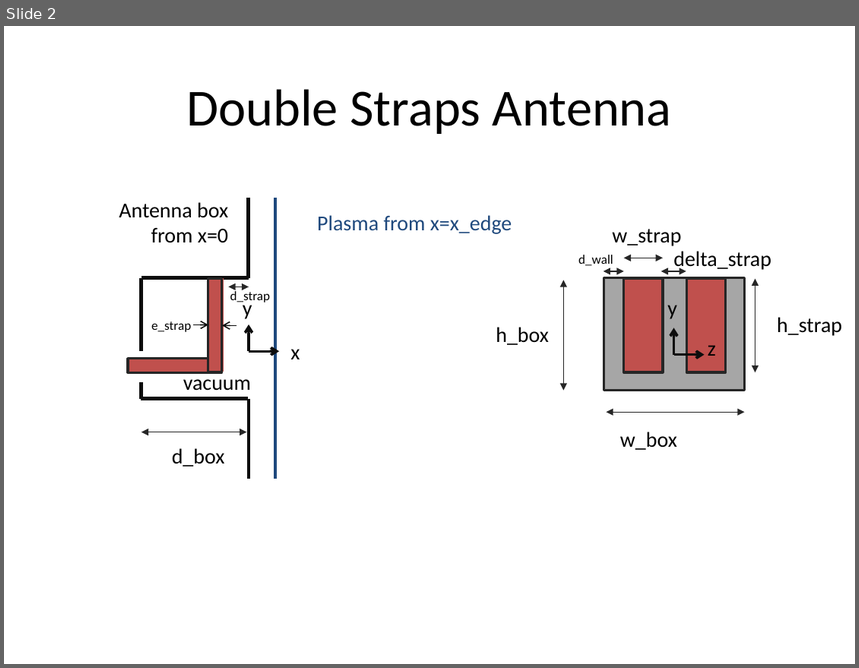
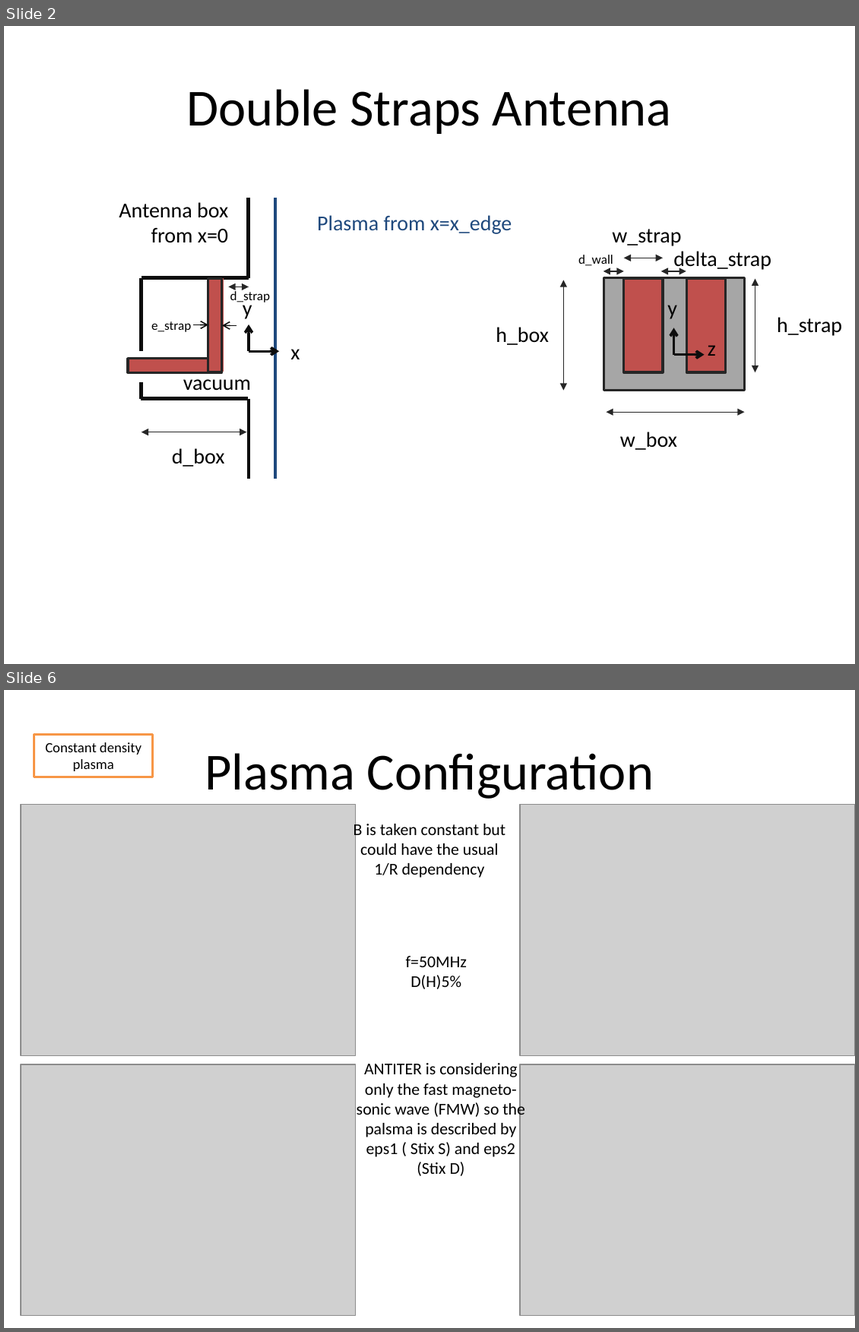
Before and after one commit to jhillairet/SOFT2018_Cold_Plasma_Modeling, a slide deck: Test Configurations/Test Geometries.pptx. Shown one above the other, each under a label of ours: slide 2 before the commit, slides 2 and 6 after it; the slides between them are not shown. The pictures are 859x668 and 859x1332 pixels, drawn with LibreOffice and Linux fonts; fonts in the diff are those of the drawing; grey boxes stand for pictures. Boxes give left, top, right and bottom in pixels: in the first picture for what was removed or moved away, otherwise in the second. Text is boxed around its words. In the diff, an @@ line names an element or a change of style, - is before the commit and + after.

Commit message:
Added the results of ANTITER for double strap case.

```diff
--- a/Test Configurations/Test Geometries.pptx
+++ b/Test Configurations/Test Geometries.pptx
@@ slide 6 added at (4, 690, 855, 1328), background #FFFFFF @@
@@ rectangle added at (34, 734, 153, 777), fill #FFFFFF, outline #F79646 2 pt, 12 pt, text #000000 @@
+Constant density plasma
@@ title added at (205, 753, 654, 799), 44 pt, text #000000 @@
+Plasma Configuration
@@ picture added at (21, 805, 357, 1056) @@
@@ text added at (354, 821, 506, 878), 14 pt, text #000000 @@
+B is taken constant but could have the usual 1/R dependency
@@ picture added at (520, 805, 855, 1056) @@
@@ text added at (406, 956, 467, 989), 14 pt, text #000000 @@
+f=50MHz
+D(H)5%
@@ picture added at (21, 1065, 357, 1315) @@
@@ text added at (357, 1063, 525, 1176), 14 pt, text #000000 @@
+ANTITER is considering only the fast magneto-sonic wave (FMW) so the palsma is described by eps1 ( Stix S) and eps2 (Stix D)
@@ picture added at (520, 1065, 855, 1315) @@
```
Also in this commit, not shown: 2 slides changed, 9 other slides added, 1 other file.
